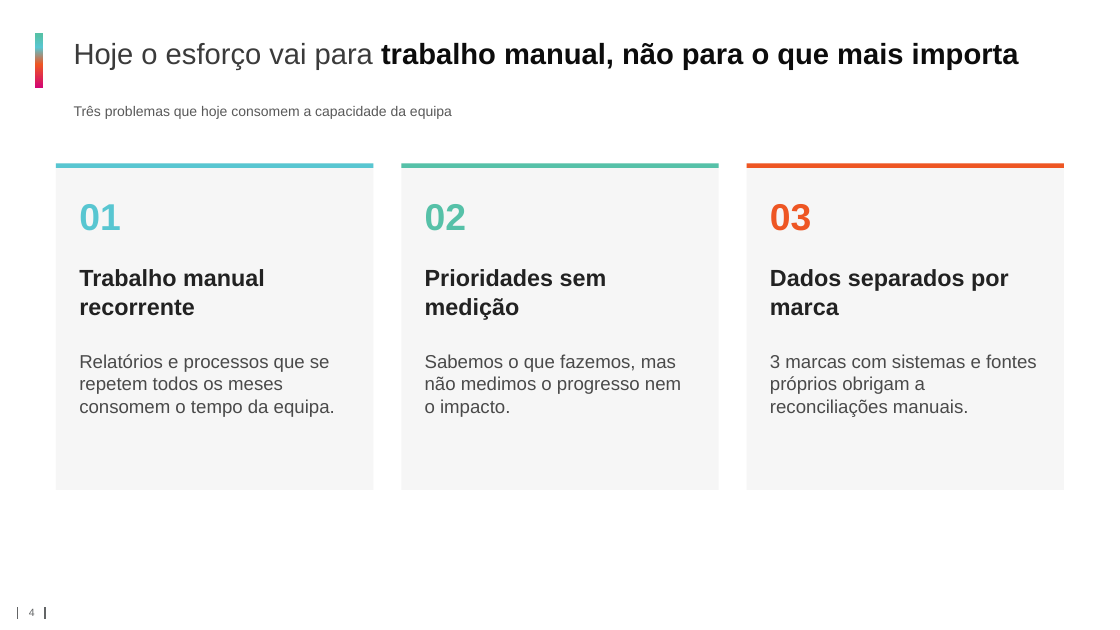
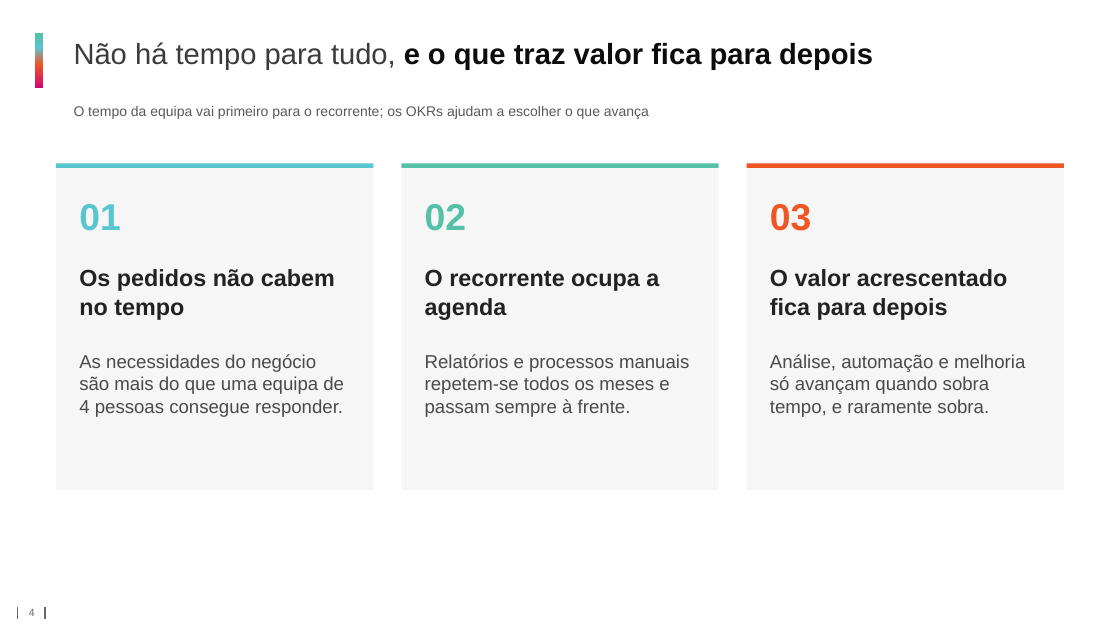
Before and after one commit to nunobatista71193/Databricks, a slide deck: slide 4 of Team OKR's.pptx. Drawn at 1120x630 pixels with LibreOffice and Linux fonts; fonts in the diff are those of the drawing; background and template pictures are left out. Boxes give left, top, right and bottom in pixels: in the first picture for what was removed or moved away, otherwise in the second. Text is boxed around its words. In the diff, an @@ line names an element or a change of style, - is before the commit and + after.

```diff
--- a/Team OKR's.pptx
+++ b/Team OKR's.pptx
@@ text at <box>74,42,873,70</box>: text changed @@
-Hoje o esforço vai para trabalho manual, não para o que mais importa
+Não há tempo para tudo, e o que traz valor fica para depois
@@ text at <box>74,106,649,119</box>: text changed @@
-Três problemas que hoje consomem a capacidade da equipa
+O tempo da equipa vai primeiro para o recorrente; os OKRs ajudam a escolher o que avança
@@ text at <box>79,269,335,320</box>: text changed @@
-Trabalho manual recorrente
+Os pedidos não cabem no tempo
@@ text at <box>425,269,659,320</box>: text changed @@
-Prioridades sem medição
+O recorrente ocupa a agenda
@@ text at <box>770,269,1008,320</box>: text changed @@
-Dados separados por marca
+O valor acrescentado fica para depois
@@ text at <box>79,354,344,417</box>: text changed @@
-Relatórios e processos que se repetem todos os meses consomem o tempo da equipa.
+As necessidades do negócio são mais do que uma equipa de 4 pessoas consegue responder.
@@ text at <box>425,354,689,417</box>: text changed @@
-Sabemos o que fazemos, mas não medimos o progresso nem o impacto.
+Relatórios e processos manuais repetem-se todos os meses e passam sempre à frente.
@@ text at <box>770,354,1025,417</box>: text changed @@
-3 marcas com sistemas e fontes próprios obrigam a reconciliações manuais.
+Análise, automação e melhoria só avançam quando sobra tempo, e raramente sobra.
```
Also in this commit, not shown: 6 other slides changed.
